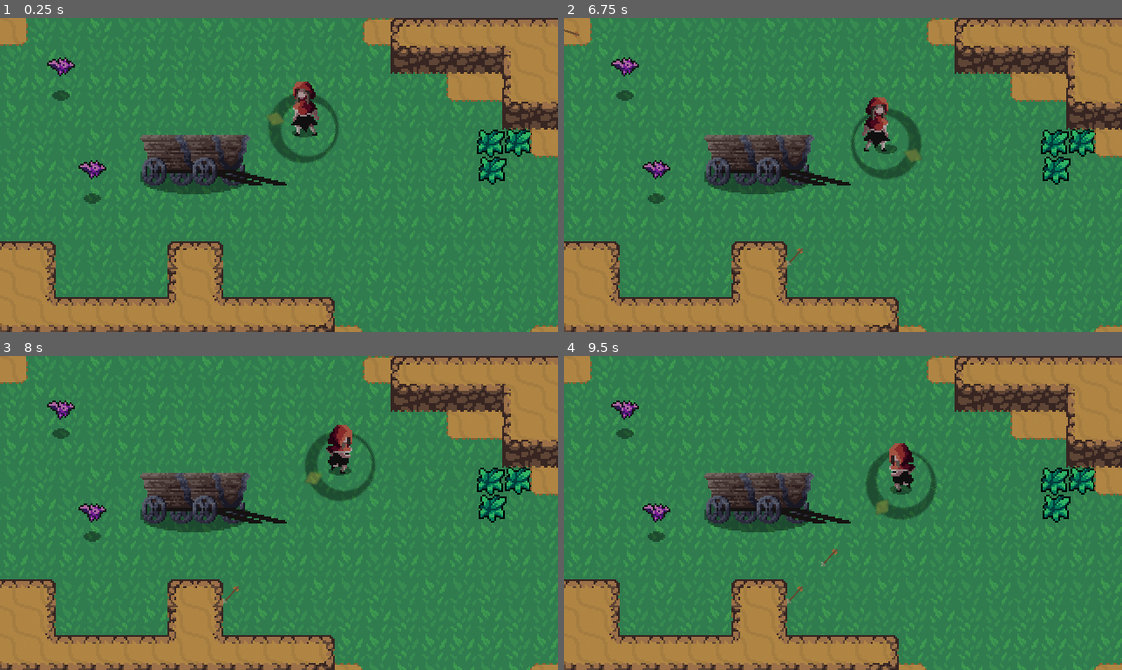
Above: before the commit, frames 1-4 (two rows, left to right).
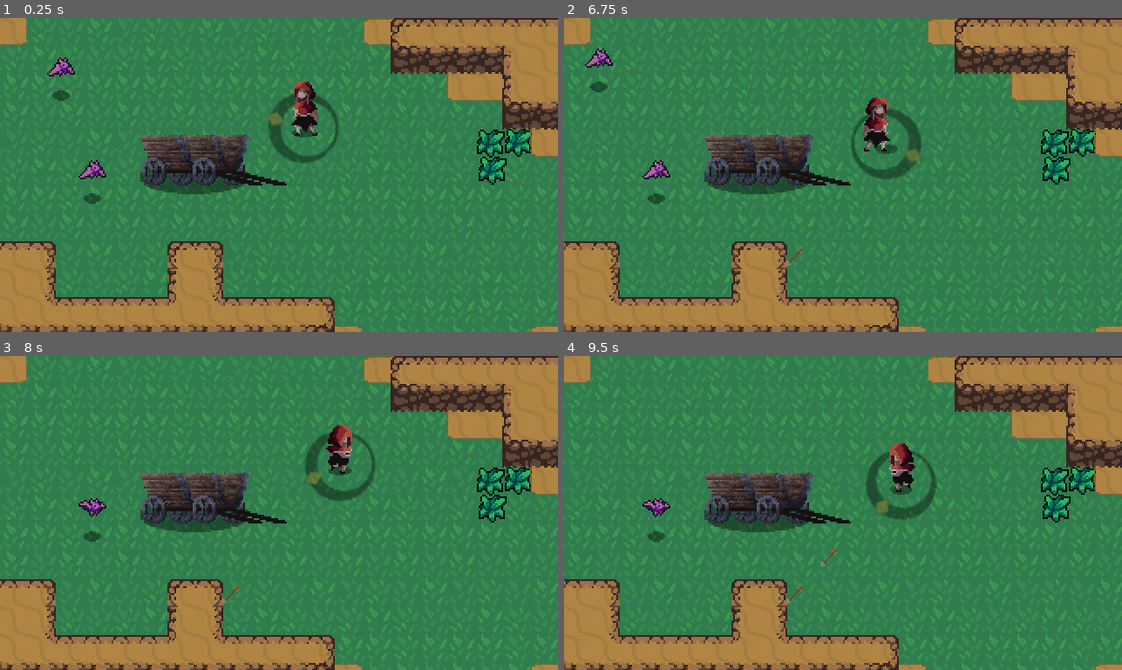
Above: after the commit, the same moments.

Repository: 2BytesGoat/godot-games
Game: Godot game, scene res://World/World.tscn
The game is run twice, just before and just after one commit, with the same random seed, the same clock (stepped at 60 frames per second) and the same inputs.
Inputs (mouse positions are in pixels of both pictures, inside the frame that each line leads up to):
- Up to frame 1 (0.25 s): no input
- Up to frame 2 (6.75 s): move the mouse to (965, 159) at 0.52 s; hold Right (ui_right) 0.53-1.28 s; click (965, 159) at 0.6 s; move the mouse to (731, 190) at 1.27 s; hold Down (ui_down) 1.28-2.03 s; right-click (731, 190) at 1.35 s; move the mouse to (898, 105) at 2.02 s; hold Right (ui_right) 2.03-2.78 s; click (898, 105) at 2.1 s; move the mouse to (815, 237) at 2.77 s; hold Up (ui_up) 2.78-3.53 s; right-click (815, 237) at 2.85 s; move the mouse to (1010, 222) at 3.52 s; hold Left (ui_left) 3.53-5.03 s; click (1010, 222) at 3.6 s; move the mouse to (675, 127) at 4.27 s; right-click (675, 127) at 4.35 s; move the mouse to (870, 175) at 5.02 s; hold Down (ui_down) 5.03-5.78 s; click (870, 175) at 5.1 s; move the mouse to (759, 96) at 5.77 s; hold Right (ui_right) 5.78-6.53 s; right-click (759, 96) at 5.85 s; move the mouse to (965, 159) at 6.52 s; hold Up (ui_up) from 6.53 s (still down); click (965, 159) at 6.6 s
- Up to frame 3 (8 s): move the mouse to (167, 528) at 7.27 s; release Up (ui_up) at 7.28 s; hold Right (ui_right) from 7.28 s (still down); right-click (167, 528) at 7.35 s
- Up to frame 4 (9.5 s): move the mouse to (898, 443) at 8.02 s; release Right (ui_right) at 8.03 s; hold Down (ui_down) 8.03-8.78 s; click (898, 443) at 8.1 s; move the mouse to (815, 575) at 8.77 s; hold Left (ui_left) from 8.78 s (still down); right-click (815, 575) at 8.85 s

The runs differ from the first frame. In frame 1, 0.2% of the frame differs, in the area x 8-20%, y 13-52%; in frame 2, 0.6%, in the area x 0-20%, y 3-52%; in frame 3, 0.5%; in frame 4, 0.5%.

Commit message:
Add enemy knockback

Diff:
--- /dev/null
+++ b/hearthbeast_with_a_twist/Boxes/SwordHitBox.gd
@@ -0,0 +1,4 @@
+extends Area2D
+
+var knockback_vector = Vector2.ZERO
+var damage = 2
--- a/hearthbeast_with_a_twist/Enemies/Bat.gd
+++ b/hearthbeast_with_a_twist/Enemies/Bat.gd
@@ -1,6 +1,16 @@
 extends KinematicBody2D
 
+const FRICTION = 200
 
+var health = 3
+var knockback = Vector2.ZERO
+
+func _physics_process(delta):
+	knockback = knockback.move_toward(Vector2.ZERO, FRICTION * delta)
+	knockback = move_and_slide(knockback)
 
 func _on_HurtBox_area_entered(area):
-	queue_free()
+	knockback = area.knockback_vector * 150
+	health = health - area.damage
+	if health <= 0:
+		queue_free()
--- a/hearthbeast_with_a_twist/Enemies/Bat.tscn
+++ b/hearthbeast_with_a_twist/Enemies/Bat.tscn
@@ -37,7 +37,7 @@
 radius = 5.29244
 
 [sub_resource type="CapsuleShape2D" id=8]
-radius = 7.125
+radius = 10.6828
 height = 6.5
 
 [node name="Bat" type="KinematicBody2D"]
@@ -49,6 +49,7 @@
 position = Vector2( 0, -12 )
 frames = SubResource( 6 )
 animation = "fly"
+frame = 3
 playing = true
 
 [node name="BatShadow" type="Sprite" parent="."]
--- a/hearthbeast_with_a_twist/Player/Player.gd
+++ b/hearthbeast_with_a_twist/Player/Player.gd
@@ -8,6 +8,7 @@
 const arrowProjectile = preload("res://Projectiles/Arrow.tscn")
 
 var state = MOVE
+var input_vector = Vector2.ZERO
 var velocity = Vector2.ZERO
 var cursor_angle = 0
 var flip_sprite_player = false
@@ -25,6 +26,7 @@
 onready var animationTree = $AnimationTree
 onready var animationState = animationTree.get("parameters/playback")
 onready var shootArrowPosition = $PlayerSpriteNode/SpritePlayer/ArrowSpawnPosition
+onready var swordHitbox = $PlayerSpriteNode/SpritePlayer/HitBoxPivot/HitBox
 
 func _physics_process(delta):
 	var cursor_position = get_viewport().get_mouse_position()
@@ -57,7 +59,6 @@
 	state = MOVE
 
 func move_state(delta):
-	var input_vector = Vector2.ZERO
 	input_vector.x = Input.get_action_strength("ui_right") - \
 				Input.get_action_strength("ui_left")
 	input_vector.y = Input.get_action_strength("ui_down") - \
@@ -65,6 +66,7 @@
 	input_vector = input_vector.normalized()
 
 	if input_vector != Vector2.ZERO:
+		swordHitbox.knockback_vector = input_vector.normalized()
 		if input_vector.x != 0: # solves flipping issue when moving vertically
 			flip_sprite_player = input_vector.x > 0
 		velocity = velocity.move_toward(input_vector * MAX_SPEED,
--- a/hearthbeast_with_a_twist/Player/Player.tscn
+++ b/hearthbeast_with_a_twist/Player/Player.tscn
@@ -1,21 +1,21 @@
-[gd_scene load_steps=26 format=2]
+[gd_scene load_steps=27 format=2]
 
 [ext_resource path="res://Player/Assets/red hood itch free Copy-Sheet.png" type="Texture" id=1]
 [ext_resource path="res://Player/Player.gd" type="Script" id=2]
+[ext_resource path="res://Boxes/SwordHitBox.gd" type="Script" id=3]
 [ext_resource path="res://Shadows/MediumShadow.png" type="Texture" id=4]
 [ext_resource path="res://Player/Assets/cursor_smol.png" type="Texture" id=5]
 [ext_resource path="res://Boxes/HitBox.tscn" type="PackedScene" id=6]
 
-[sub_resource type="CapsuleShape2D" id=20]
-radius = 9.375
-height = 13.75
-
 [sub_resource type="CapsuleShape2D" id=1]
+radius = 11.25
+height = 9.75
+
+[sub_resource type="CapsuleShape2D" id=2]
 radius = 4.52213
 height = 5.07492
 
-[sub_resource type="Animation" id=2]
-resource_name = "Idle"
+[sub_resource type="Animation" id=3]
 length = 0.1
 loop = true
 tracks/0/type = "value"
@@ -31,8 +31,7 @@
 "values": [ 0, 0 ]
 }
 
-[sub_resource type="Animation" id=3]
-resource_name = "MeleLight"
+[sub_resource type="Animation" id=4]
 length = 0.5
 loop = true
 tracks/0/type = "value"
@@ -74,8 +73,7 @@
 "values": [ false, true ]
 }
 
-[sub_resource type="Animation" id=4]
-resource_name = "RangedHeavy"
+[sub_resource type="Animation" id=5]
 length = 0.9
 tracks/0/type = "value"
 tracks/0/path = NodePath("PlayerSpriteNode/SpritePlayer:frame")
@@ -176,48 +174,48 @@
 "values": [ Vector2( 1, 0.75 ), Vector2( 0.75, 0.5 ), Vector2( 1, 0.75 ), Vector2( 1, 0.75 ), Vector2( 0.75, 0.5 ), Vector2( 1, 0.75 ) ]
 }
 
-[sub_resource type="AnimationNodeAnimation" id=8]
+[sub_resource type="AnimationNodeAnimation" id=9]
 animation = "Idle"
 
-[sub_resource type="AnimationNodeAnimation" id=9]
+[sub_resource type="AnimationNodeAnimation" id=10]
 animation = "MeleLight"
 
-[sub_resource type="AnimationNodeAnimation" id=10]
+[sub_resource type="AnimationNodeAnimation" id=11]
 animation = "Run"
 
-[sub_resource type="AnimationNodeAnimation" id=11]
+[sub_resource type="AnimationNodeAnimation" id=12]
 animation = "ShootArrow"
 
-[sub_resource type="AnimationNodeStateMachineTransition" id=12]
+[sub_resource type="AnimationNodeStateMachineTransition" id=13]
 advance_condition = "isRunning"
 
-[sub_resource type="AnimationNodeStateMachineTransition" id=13]
+[sub_resource type="AnimationNodeStateMachineTransition" id=14]
 advance_condition = "isIdle"
 
-[sub_resource type="AnimationNodeStateMachineTransition" id=14]
+[sub_resource type="AnimationNodeStateMachineTransition" id=15]
 advance_condition = "shootArrow"
 
-[sub_resource type="AnimationNodeStateMachineTransition" id=15]
+[sub_resource type="AnimationNodeStateMachineTransition" id=16]
 advance_condition = "isIdle"
 
-[sub_resource type="AnimationNodeStateMachineTransition" id=16]
-
 [sub_resource type="AnimationNodeStateMachineTransition" id=17]
 
-[sub_resource type="AnimationNodeStateMachine" id=18]
-states/Idle/node = SubResource( 8 )
+[sub_resource type="AnimationNodeStateMachineTransition" id=18]
+
+[sub_resource type="AnimationNodeStateMachine" id=19]
+states/Idle/node = SubResource( 9 )
 states/Idle/position = Vector2( -849, -113 )
-states/MeleLight/node = SubResource( 9 )
+states/MeleLight/node = SubResource( 10 )
 states/MeleLight/position = Vector2( -668, -113 )
-states/Run/node = SubResource( 10 )
+states/Run/node = SubResource( 11 )
 states/Run/position = Vector2( -849, -213 )
-states/ShootArrow/node = SubResource( 11 )
+states/ShootArrow/node = SubResource( 12 )
 states/ShootArrow/position = Vector2( -1047, -113 )
-transitions = [ "Idle", "Run", SubResource( 12 ), "Run", "Idle", SubResource( 13 ), "Idle", "ShootArrow", SubResource( 14 ), "ShootArrow", "Idle", SubResource( 15 ), "Idle", "MeleLight", SubResource( 16 ), "MeleLight", "Idle", SubResource( 17 ) ]
+transitions = [ "Idle", "Run", SubResource( 13 ), "Run", "Idle", SubResource( 14 ), "Idle", "ShootArrow", SubResource( 15 ), "ShootArrow", "Idle", SubResource( 16 ), "Idle", "MeleLight", SubResource( 17 ), "MeleLight", "Idle", SubResource( 18 ) ]
 start_node = "Idle"
 graph_offset = Vector2( -1487, -248 )
 
-[sub_resource type="AnimationNodeStateMachinePlayback" id=19]
+[sub_resource type="AnimationNodeStateMachinePlayback" id=20]
 
 [node name="Player" type="KinematicBody2D"]
 collision_layer = 2
@@ -251,34 +249,35 @@
 position = Vector2( 0, 14 )
 
 [node name="HitBoxPivot" type="Position2D" parent="PlayerSpriteNode/SpritePlayer"]
-position = Vector2( 18, 15.875 )
+position = Vector2( 15.375, 15.875 )
 
 [node name="HitBox" parent="PlayerSpriteNode/SpritePlayer/HitBoxPivot" instance=ExtResource( 6 )]
 position = Vector2( 0, 0.125 )
 collision_mask = 8
+script = ExtResource( 3 )
 
 [node name="CollisionShape2D" parent="PlayerSpriteNode/SpritePlayer/HitBoxPivot/HitBox" index="0"]
-shape = SubResource( 20 )
+shape = SubResource( 1 )
 disabled = true
 
 [node name="CollisionShape2D" type="CollisionShape2D" parent="."]
 position = Vector2( 0, 10 )
 rotation = -1.5708
-shape = SubResource( 1 )
+shape = SubResource( 2 )
 
 [node name="AnimationPlayer" type="AnimationPlayer" parent="."]
-anims/Idle = SubResource( 2 )
-anims/MeleLight = SubResource( 3 )
-anims/RangedHeavy = SubResource( 4 )
-anims/Run = SubResource( 5 )
-anims/ShootArrow = SubResource( 6 )
-anims/Skip = SubResource( 7 )
+anims/Idle = SubResource( 3 )
+anims/MeleLight = SubResource( 4 )
+anims/RangedHeavy = SubResource( 5 )
+anims/Run = SubResource( 6 )
+anims/ShootArrow = SubResource( 7 )
+anims/Skip = SubResource( 8 )
 
 [node name="AnimationTree" type="AnimationTree" parent="."]
-tree_root = SubResource( 18 )
+tree_root = SubResource( 19 )
 anim_player = NodePath("../AnimationPlayer")
 active = true
-parameters/playback = SubResource( 19 )
+parameters/playback = SubResource( 20 )
 parameters/conditions/isIdle = false
 parameters/conditions/isRunning = false
 parameters/conditions/shootArrow = false
--- a/hearthbeast_with_a_twist/Projectiles/Arrow.gd
+++ b/hearthbeast_with_a_twist/Projectiles/Arrow.gd
@@ -1,6 +1,8 @@
 extends Area2D
 
 var velocity = Vector2.ZERO
+var knockback_vector = Vector2.ZERO
+var damage = 1
 var collided = false
 
 func _ready():
@@ -19,8 +21,12 @@
 	# Set position and rotation based on shooting origin
 	set_rotation(rot)
 	velocity = Vector2(speed, 0).rotated(rot)
+	knockback_vector = velocity.normalized()
 	set_physics_process(true)
 
-func _on_Arrow_body_entered(body):
+func _on_Arrow_body_entered(body): # hitting tilemap of environment
 	set_physics_process(false)
 	$CollisionShape2D.disabled = true
+
+func _on_Arrow_area_entered(area): # hitting an enemy
+	queue_free()
--- a/hearthbeast_with_a_twist/Projectiles/Arrow.tscn
+++ b/hearthbeast_with_a_twist/Projectiles/Arrow.tscn
@@ -19,4 +19,5 @@
 [node name="CollisionShape2D" type="CollisionShape2D" parent="."]
 position = Vector2( 0, -1.90735e-06 )
 shape = SubResource( 1 )
+[connection signal="area_entered" from="." to="." method="_on_Arrow_area_entered"]
 [connection signal="body_entered" from="." to="." method="_on_Arrow_body_entered"]
--- a/hearthbeast_with_a_twist/World/World.tscn
+++ b/hearthbeast_with_a_twist/World/World.tscn
@@ -519,6 +519,9 @@
 
 [node name="YSort" type="YSort" parent="."]
 
+[node name="Carriage" parent="YSort" instance=ExtResource( 1 )]
+position = Vector2( 118.469, 74.0588 )
+
 [node name="Player" parent="YSort" instance=ExtResource( 2 )]
 position = Vector2( 174.066, 52.9765 )
 
@@ -527,6 +530,3 @@
 
 [node name="Bat2" parent="YSort" instance=ExtResource( 3 )]
 position = Vector2( 53.1082, 103.311 )
-
-[node name="Carriage" parent="." instance=ExtResource( 1 )]
-position = Vector2( 118.469, 74.0588 )
Not shown: 3 places in hearthbeast_with_a_twist/Player/Player.tscn that only renumber resources
